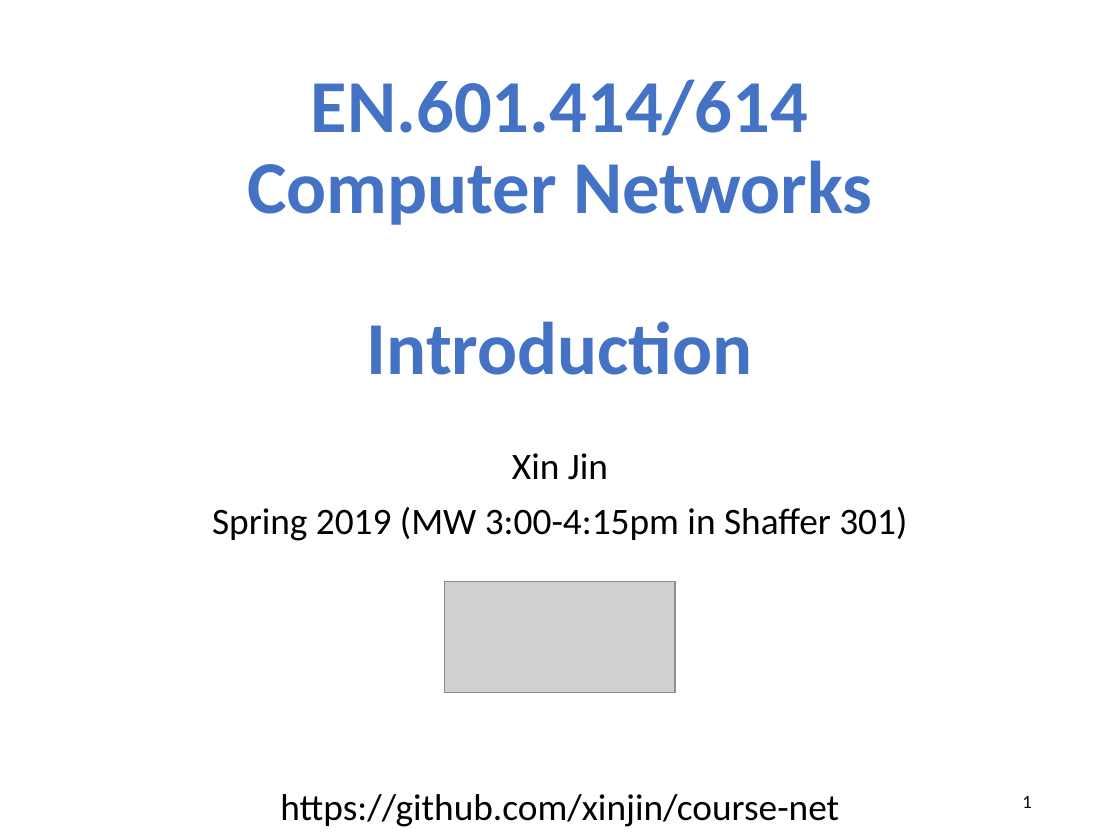
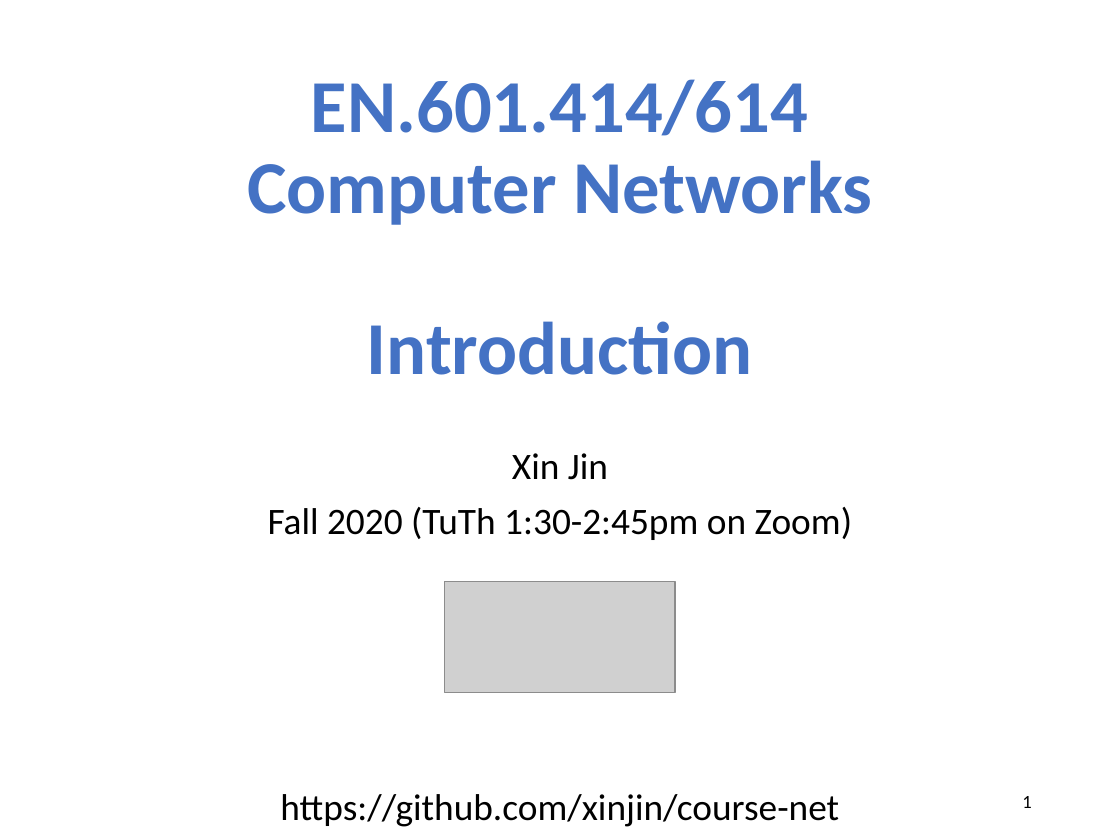
Before and after one commit to xinjin/course-net, a slide deck: slide 1 of slides/lec01_introduction.pptx. Drawn at 1120x840 pixels with LibreOffice and Linux fonts; fonts in the diff are those of the drawing; grey boxes stand for pictures. Boxes give left, top, right and bottom in pixels: in the first picture for what was removed or moved away, otherwise in the second. Text is boxed around its words. In the diff, an @@ line names an element or a change of style, - is before the commit and + after.

```diff
--- a/slides/lec01_introduction.pptx
+++ b/slides/lec01_introduction.pptx
@@ subtitle at [268, 507, 853, 540]: text changed @@
-Spring 2019 (MW 3:00-4:15pm in Shaffer 301)
+Fall 2020 (TuTh 1:30-2:45pm on Zoom)
```
Also in this commit, not shown: 9 other slides changed, 3 slides added, 1 other file.
